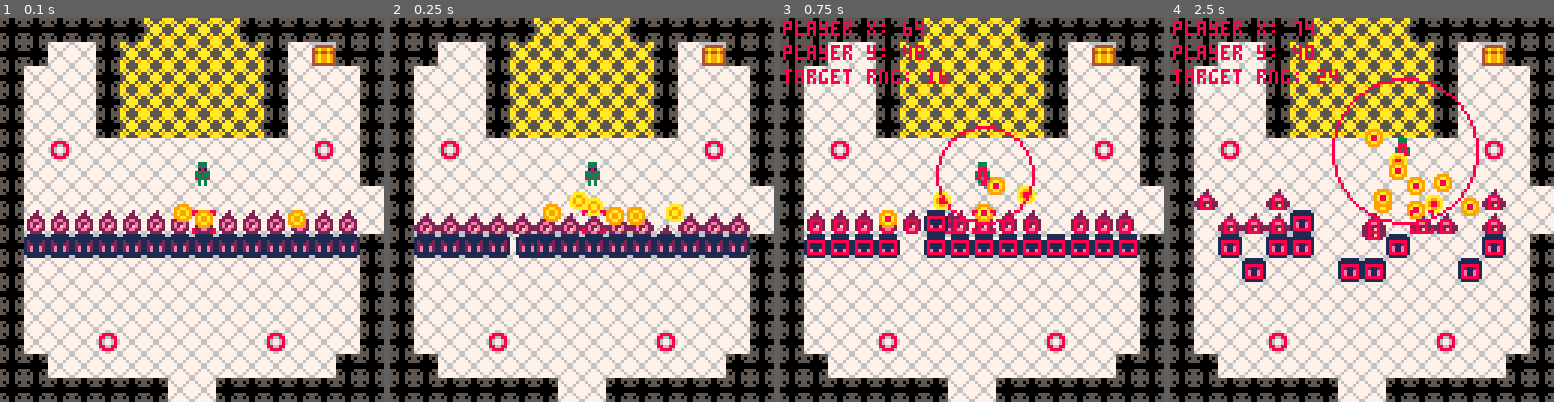
Above: before the commit, frames 1-4 (left to right).
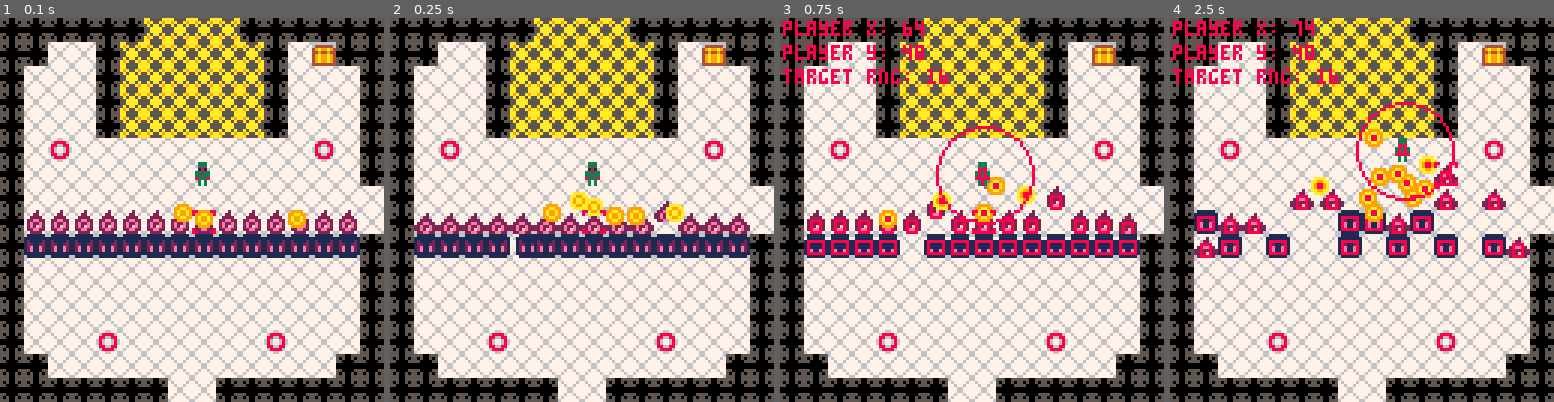
Above: after the commit, the same moments.

Repository: rledford/pico-door
Game: PICO-8 cartridge door.p8
Two runs of this game, one before a commit and one after it. Both use one fixed random seed, a clock stepped at 60 frames per second and the inputs below.
Inputs:
- Up to frame 1 (0.1 s): no input
- Up to frame 2 (0.25 s): no input
- Up to frame 3 (0.75 s): tap X (X key) at 0.33 s; tap O (Z key) at 0.7 s
- Up to frame 4 (2.5 s): tap X (X key) at 1.07, 1.85 s; hold Right 1.6-2.1 s; tap O (Z key) at 1.7, 2.1 s; hold Up 2.15-2.42 s; hold Right from 2.47 s (still down)

Frame 1 is identical in both runs. In frame 2, 0.2% of the frame differs, in the area x 68-74%, y 47-57%; in frame 3, 0.9%; in frame 4, 10%, in the area x 6-94%, y 13-69%.

Commit message:
Add enemy follow player when close - otherwise 'roam' around.

Diff:
--- a/door.p8
+++ b/door.p8
@@ -76,8 +76,11 @@
 	cls()
 	map()
 	foreach(objects,function(obj)
-		draw_object(obj)
+		if obj.type ~= player_type then
+			draw_object(obj)
+		end
 	end)
+	draw_object(player)
 	if player.target ~= nil then
 		spr(20, player.target.x, player.target.y)
 	end
@@ -117,7 +120,7 @@
 		this.target=nil
 		this.auto_target_radius = 40
 		this.face = {x=1,y=0}
-		this.hp = 10000
+		this.hp = 100
 		this.group = PLAYER_GROUP
 		this.anim = make_animation({32})
 	end,
@@ -146,7 +149,7 @@
 				end
 			end
 		end
-		this.find_target(ENEMY_GROUP)
+		this.find_target_in_group(ENEMY_GROUP)
 		if this.target and get_range(this, this.target) > this.auto_target_radius then
 			this.target = nil
 		end
@@ -235,9 +238,9 @@
 		this.move_timer = clamp(this.move_timer - 1, 0, this.move_rate)
 		if this.move_timer <= 0  and ceil(rnd(100)) == 100 then
 			this.move_timer = this.move_rate
-			add_random_move(this)
-		end
-		this.find_target(PLAYER_GROUP)
+			plan_next_move(this)
+		end
+		this.find_player_target()
 		if this.target ~= nil and this.fire_timer <= 0 and ceil(rnd(100)) > 95 then
 			this.fire_timer = this.fire_rate
 			local dir = get_direction({x=this.x, y=this.y}, {x=this.target.x, y=this.target.y})
@@ -264,7 +267,7 @@
 		this.move_timer = clamp(this.move_timer - 1, 0, this.move_rate)
 		if this.move_timer <= 0  and ceil(rnd(100)) == 100 then
 			this.move_timer = this.move_rate
-			add_random_move(this)
+			plan_next_move(this)
 		end
 		this.anim.update()
 	end
@@ -362,7 +365,20 @@
 		end
 	end
 
-	obj.find_target = function(group)
+	obj.find_player_target = function()
+		if player == nil then
+			return
+		end
+		local range = get_range(obj, player)
+		if range > 0 and range <= obj.auto_target_radius then
+			obj.target = player
+		else
+			obj.target = nil
+		end
+	end
+
+
+	obj.find_target_in_group = function(group)
 		local group = group or NO_GROUP
 		local other = nil
 		local range = 0
@@ -427,8 +443,35 @@
 	end
 end
 
-function add_move_toward_player(obj)
-	-- least manhattan > 0
+function plan_next_move(obj)
+	if player == nil or count(obj.moves) > 0 then
+		return
+	end
+	local range = get_range(obj, player)
+	if range > obj.auto_target_radius then
+		add_random_move(obj)
+		return
+	elseif range <= TILE_SIZE * 2.5 then
+		return
+	end
+	local m = get_manhattan(obj, player)
+	if (m.x == 0 and m.y == 0) then
+		return
+	end
+	local dx = sign(m.x)
+	local dy = sign(m.y)
+	if dx ~= 0 and dy ~= 0 then
+		if rnd() > 0.5 then
+			dx = 0
+		else
+			dy = 0
+		end
+	end
+	local mx = dx * TILE_SIZE + obj.x
+	local my = dy * TILE_SIZE + obj.y
+	if (obj.can_move_to(mx/TILE_SIZE, my/TILE_SIZE)) then
+		add(obj.moves, {x=mx, y=my})
+	end
 end
 
 -- animation --
